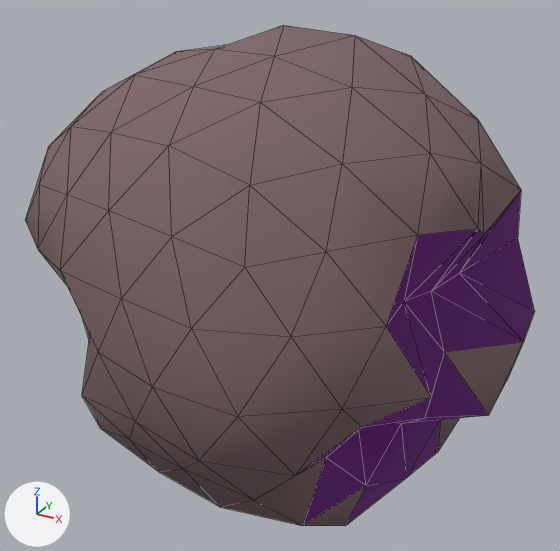
One commit to the glTF model assets/asteroids/asteroid_sml_12.glb: the scene before it, then after it.
One viewpoint serves both versions: a 50 mm camera at (1.377, -2.532, 1.314) aimed at (-0.023, 0.013, 0.042). Lighting does not change. The marker at lower left points along +X, +Y and +Z. The first picture is the older version. Mesh edges are drawn as thin lines.

Names of what the first picture shows: 'asteroid_sml_12'.
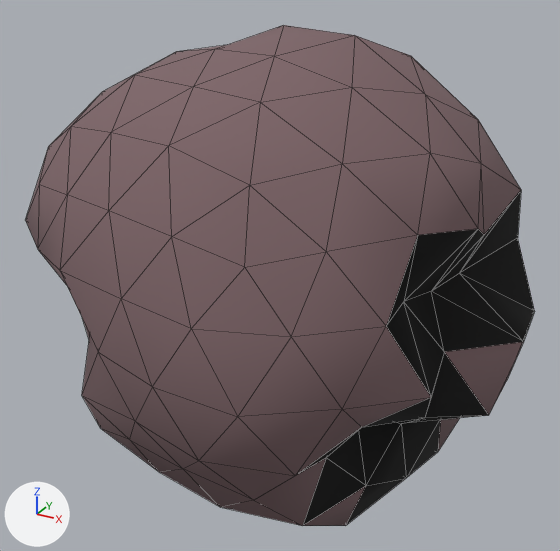
The change, as a list of edits to the scene's bpy script:
```text
Change mat_crater_asteroid_sml_12:
    remove mat_crater_asteroid_sml_12.emission_color = (0.042, 0.0, 0.063)  # dark purple #3a0047
    remove mat_crater_asteroid_sml_12.emission_strength = 1.0
```

What differs and where, as boxes [x1, y1, x2, y2] in the pictures (560 x 551 px):
'asteroid_sml_12', recoloured, surface changed (darker)
    both: [295, 190, 534, 526]
